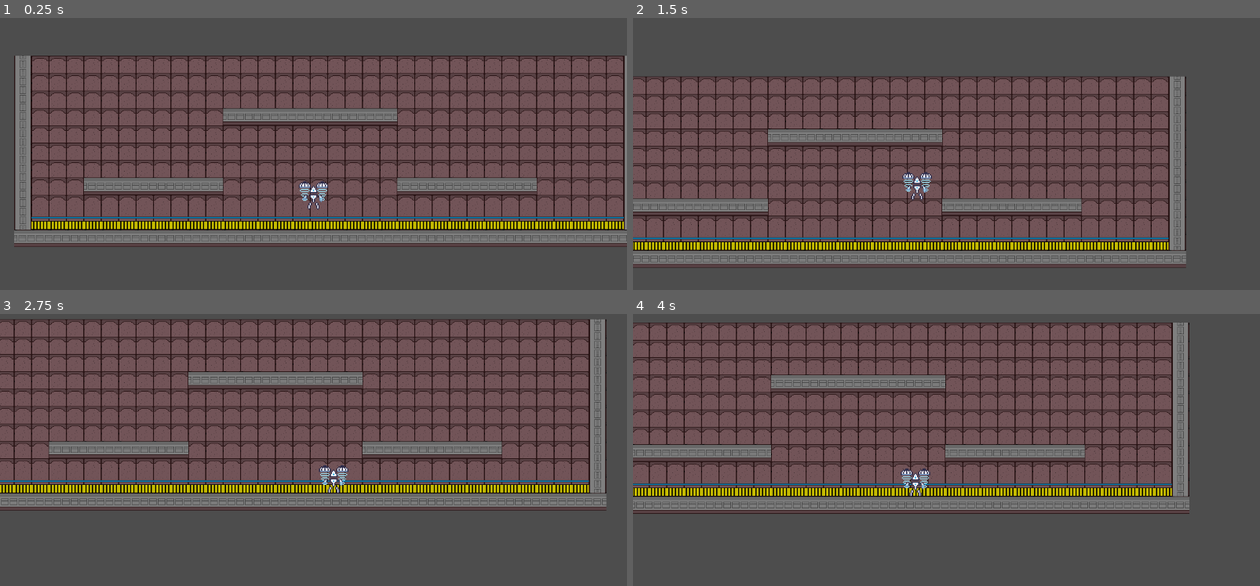
Above: before the commit, frames 1-4 (two rows, left to right).
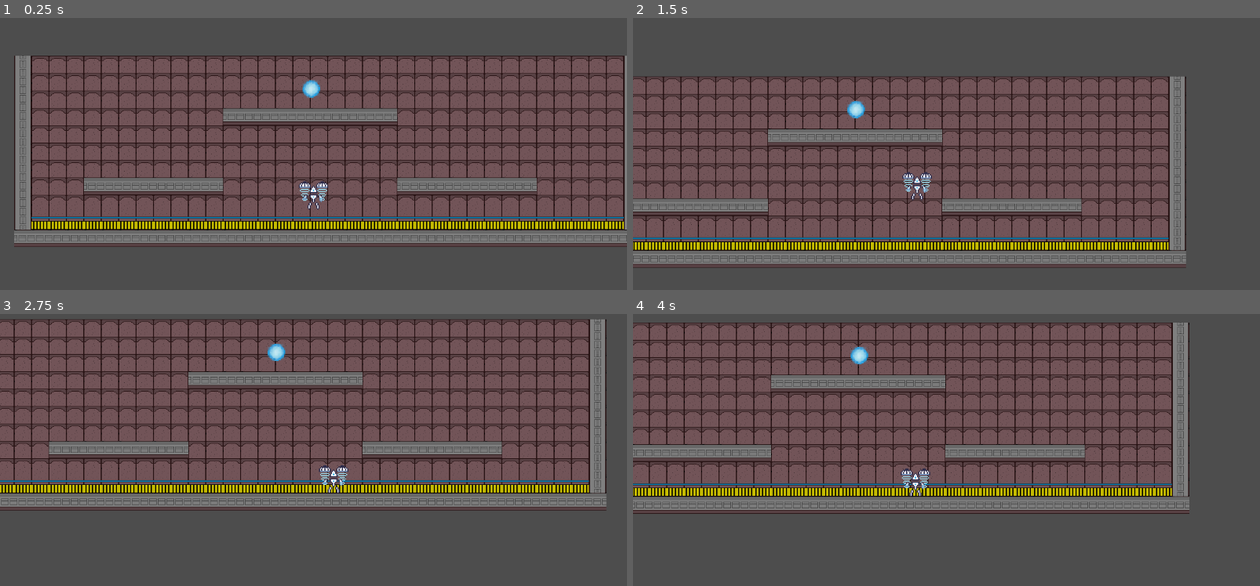
Above: after the commit, the same moments.

Repository: Daxin18/AugmentedUnit
Game: Godot game, scene res://PoC/everything_goes_here/Level.tscn
The game is run twice, just before and just after one commit, with the same random seed, the same clock (stepped at 60 frames per second) and the same inputs. The project has no main scene, so this scene is started directly.
Inputs:
- Up to frame 1 (0.25 s): no input
- Up to frame 2 (1.5 s): hold D (move_right) 0.53-1.28 s; tap E (interact, bound only after the commit) at 0.6 s; tap Space (jump) at 0.77 s; hold A (move_left) from 1.28 s (still down); tap Shift (dash) at 1.35 s
- Up to frame 3 (2.75 s): tap Space (jump) at 1.52 s; tap E (interact, bound only after the commit) at 1.55, 2.1 s; release A (move_left) at 2.03 s; hold D (move_right) from 2.03 s (still down)
- Up to frame 4 (4 s): tap E (interact, bound only after the commit) at 2.85, 3.8 s; tap Space (jump) at 3.02, 3.77 s; release D (move_right) at 3.53 s; hold A (move_left) from 3.53 s (still down); tap Shift (dash) at 3.6 s

The runs differ from the first frame. In frame 1, 0.2% of the frame differs, in the area x 48-52%, y 22-30%; in frame 2, 0.2%; in frame 3, 0.2%; in frame 4, 0.2%, in the area x 34-38%, y 12-19%.
Error after the commit: Invalid call. Nonexistent function 'read' in base 'Nil'. (res://PoC/everything_goes_here/player.gd:85)

Commit message:
Small docs update & add logs to PoC

Diff:
--- a/PoC/everything_goes_here/Level.tscn
+++ b/PoC/everything_goes_here/Level.tscn
@@ -1,7 +1,8 @@
-[gd_scene load_steps=5 format=3 uid="uid://dn6qfmbx8bx6i"]
+[gd_scene load_steps=6 format=3 uid="uid://dn6qfmbx8bx6i"]
 
 [ext_resource type="Texture2D" uid="uid://cvm3tkwl5b4g4" path="res://PoC/everything_goes_here/test_wall_tiles.png" id="1_jhkw7"]
 [ext_resource type="PackedScene" uid="uid://c7rhrku16kbwb" path="res://PoC/everything_goes_here/player.tscn" id="2_b3lv6"]
+[ext_resource type="PackedScene" uid="uid://b3jcbdf3ri0vt" path="res://PoC/everything_goes_here/Log.tscn" id="3_ffrkd"]
 
 [sub_resource type="TileSetAtlasSource" id="TileSetAtlasSource_ca041"]
 texture = ExtResource("1_jhkw7")
@@ -76,3 +77,6 @@
 
 [node name="Player" parent="." instance=ExtResource("2_b3lv6")]
 position = Vector2(550, 507)
+
+[node name="Log" parent="." instance=ExtResource("3_ffrkd")]
+position = Vector2(546, 349)
--- /dev/null
+++ b/PoC/everything_goes_here/Log.gd
@@ -0,0 +1,17 @@
+extends Node2D
+class_name Log
+
+var is_for_deletion: = false
+
+func _process(delta):
+	pass
+
+func read():
+	if not $LogAudio.playing:
+		$LogAudio.play()
+		is_for_deletion = true
+		visible = false
+
+func _check_deletion():
+	if is_for_deletion and not $LogAudio.playing:
+		queue_free()
--- /dev/null
+++ b/PoC/everything_goes_here/Log.tscn
@@ -0,0 +1,25 @@
+[gd_scene load_steps=5 format=3 uid="uid://b3jcbdf3ri0vt"]
+
+[ext_resource type="Script" path="res://PoC/everything_goes_here/Log.gd" id="1_2s361"]
+[ext_resource type="Texture2D" uid="uid://cw2y8k4nnk16s" path="res://PoC/everything_goes_here/Log.png" id="1_p0b4s"]
+[ext_resource type="AudioStream" uid="uid://jq8pxf3sc7y3" path="res://PoC/everything_goes_here/Dog single bark.wav" id="3_qvwxo"]
+
+[sub_resource type="CircleShape2D" id="CircleShape2D_y4aws"]
+radius = 16.0312
+
+[node name="Log" type="StaticBody2D"]
+collision_layer = 128
+collision_mask = 128
+script = ExtResource("1_2s361")
+
+[node name="CollisionShape2D" type="CollisionShape2D" parent="."]
+light_mask = 16
+visibility_layer = 16
+shape = SubResource("CircleShape2D_y4aws")
+
+[node name="Sprite2D" type="Sprite2D" parent="."]
+scale = Vector2(2, 2)
+texture = ExtResource("1_p0b4s")
+
+[node name="LogAudio" type="AudioStreamPlayer2D" parent="."]
+stream = ExtResource("3_qvwxo")
--- a/PoC/everything_goes_here/player.gd
+++ b/PoC/everything_goes_here/player.gd
@@ -13,6 +13,7 @@
 
 var jump_cooldown = 2
 var dash_cooldown = 2
+var closest_log: Log = null
 
 @onready var feet: = $Feet
 var is_facing_right: = true
@@ -24,6 +25,8 @@
 	_calculate_velocity()
 	reset_movement_mods()
 	move_and_slide()
+	if Input.is_action_just_pressed("interact"):
+		pickup_log()
 
 func _calculate_velocity():
 	#gravity
@@ -78,6 +81,10 @@
 	await get_tree().create_timer(dash_cooldown).timeout
 	dash_count = dash_count + 1
 
+func pickup_log():
+	closest_log.read()
+	closest_log = null
+
 #TODO
 func reset_movement_mods():
 	if not feet.get_overlapping_areas().is_empty():
@@ -87,3 +94,12 @@
 			jump_count = 1
 		if is_dash_active:
 			dash_count = 1
+
+
+func _on_pickup_radius_body_entered(body):
+	closest_log = body
+
+
+func _on_pickup_radius_body_exited(body):
+	if closest_log == body:
+		closest_log = null
--- a/PoC/everything_goes_here/player.tscn
+++ b/PoC/everything_goes_here/player.tscn
@@ -9,6 +9,9 @@
 
 [sub_resource type="RectangleShape2D" id="RectangleShape2D_rh2sp"]
 size = Vector2(28, 6)
+
+[sub_resource type="CircleShape2D" id="CircleShape2D_knlmx"]
+radius = 49.0918
 
 [node name="Player" type="CharacterBody2D"]
 collision_layer = 2
@@ -33,3 +36,13 @@
 [node name="CollisionShape2D" type="CollisionShape2D" parent="Feet"]
 position = Vector2(0, -1)
 shape = SubResource("RectangleShape2D_rh2sp")
+
+[node name="Pickup radius" type="Area2D" parent="."]
+collision_layer = 128
+collision_mask = 128
+
+[node name="CollisionShape2D" type="CollisionShape2D" parent="Pickup radius"]
+shape = SubResource("CircleShape2D_knlmx")
+
+[connection signal="body_entered" from="Pickup radius" to="." method="_on_pickup_radius_body_entered"]
+[connection signal="body_exited" from="Pickup radius" to="." method="_on_pickup_radius_body_exited"]
--- a/project.godot
+++ b/project.godot
@@ -36,6 +36,11 @@
 "events": [Object(InputEventKey,"resource_local_to_scene":false,"resource_name":"","device":-1,"window_id":0,"alt_press …(182 unchanged characters)…
 ]
 }
+interact={
+"deadzone": 0.5,
+"events": [Object(InputEventKey,"resource_local_to_scene":false,"resource_name":"","device":-1,"window_id":0,"alt_pressed":false,"shift_pressed":false,"ctrl_pressed":false,"meta_pressed":false,"pressed":false,"keycode":0,"physical_keycode":69,"key_label":0,"unicode":101,"echo":false,"script":null)
+]
+}
 
 [rendering]
 
Not shown, added: PoC/everything_goes_here/Dog single bark.wav.import
Binary file added: PoC/everything_goes_here/Log.png
Not shown, added: PoC/everything_goes_here/Log.png.import
Not shown: 1 places in PoC/everything_goes_here/player.tscn that only renumber resources
Not shown, added: PoC/everything_goes_here/Dog single bark.wav
Not shown, changed: docs/Augmented Unit - GDD.md
